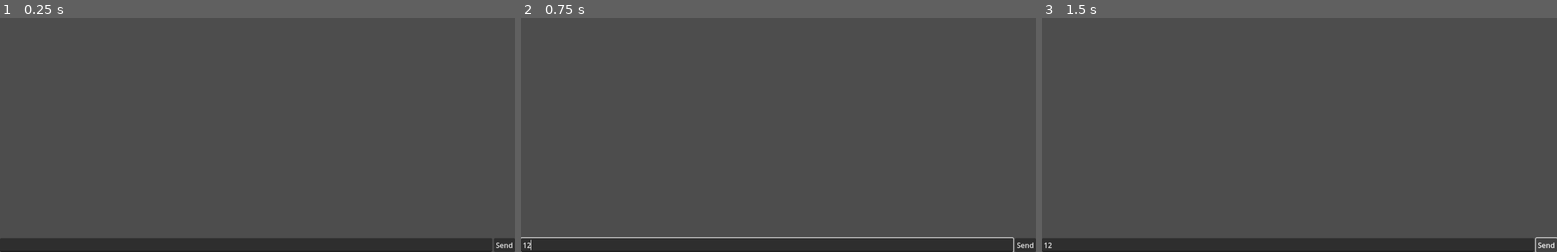
Above: before the commit, frames 1-3 (left to right).
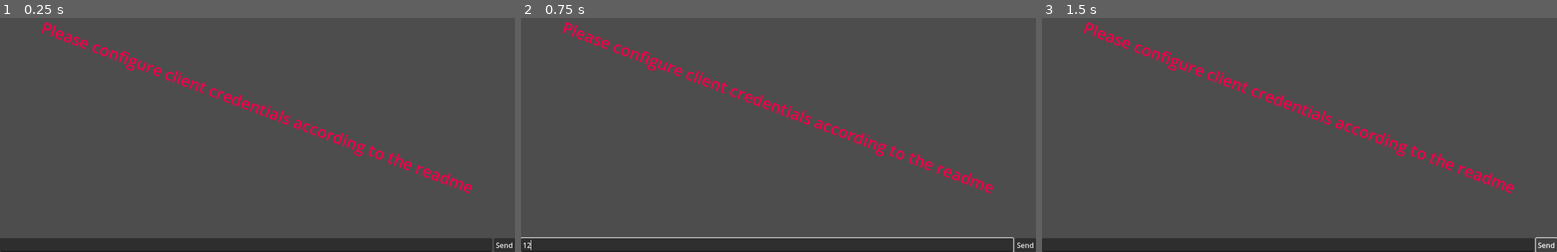
Above: after the commit, the same moments.

Repository: kanimaru/twitcher
Game: Godot game, scene res://example/chat/eventsub_chat.tscn
The game is run twice, just before and just after one commit, with the same random seed, the same clock (stepped at 60 frames per second) and the same inputs.
Inputs (mouse positions are in pixels of both pictures, inside the frame that each line leads up to):
- Up to frame 1 (0.25 s): no input
- Up to frame 2 (0.75 s): click (768, 244) at 0.52 s; type "12" at 0.6 s
- Up to frame 3 (1.5 s): click "Send" at 1.25 s

The runs differ from the first frame. In frame 1, 2.0% of the frame differs, in the area x 8-92%, y 1-75%; in frame 2, 2.0%; in frame 3, 2.0%, in the area x 0-92%, y 1-99%.
Error before the commit: Parse Error: Invalid argument for "get_sprite_frames()" function: argument 2 should be "String" but is "TwitchCheermoteDefinition". (res://example/chat/eventsu…

Commit message:
fix: Problem with missing function in TwitchChatMessage / MediaLoader

Diff:
--- a/example/chat/eventsub_chat.gd
+++ b/example/chat/eventsub_chat.gd
@@ -108,8 +108,7 @@
 			TwitchChatMessage.FragmentType.text:
 				current_text += fragment.text
 			TwitchChatMessage.FragmentType.cheermote:
-				var definition : TwitchCheermoteDefinition = TwitchCheermoteDefinition.new(fragment.cheermote.prefix, "%s" % fragment.cheermote.tier)
-				var cheermote : SpriteFrames = await fragment.cheermote.get_sprite_frames(media_loader, definition)
+				var cheermote : SpriteFrames = await fragment.cheermote.get_sprite_frames(media_loader, "", emote_scale)
 				current_text += "[sprite id='f-%s']%s[/sprite]" % [fragment_id, cheermote.resource_path]
 			TwitchChatMessage.FragmentType.emote:
 				var emote : SpriteFrames = await fragment.emote.get_sprite_frames(media_loader, "", emote_scale)
